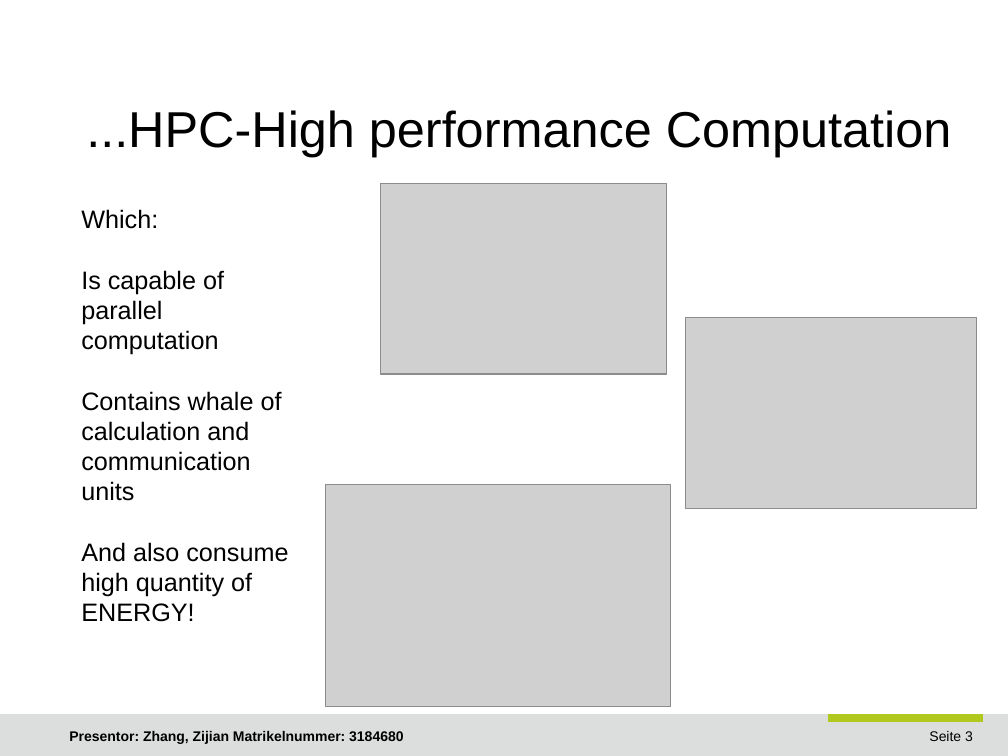
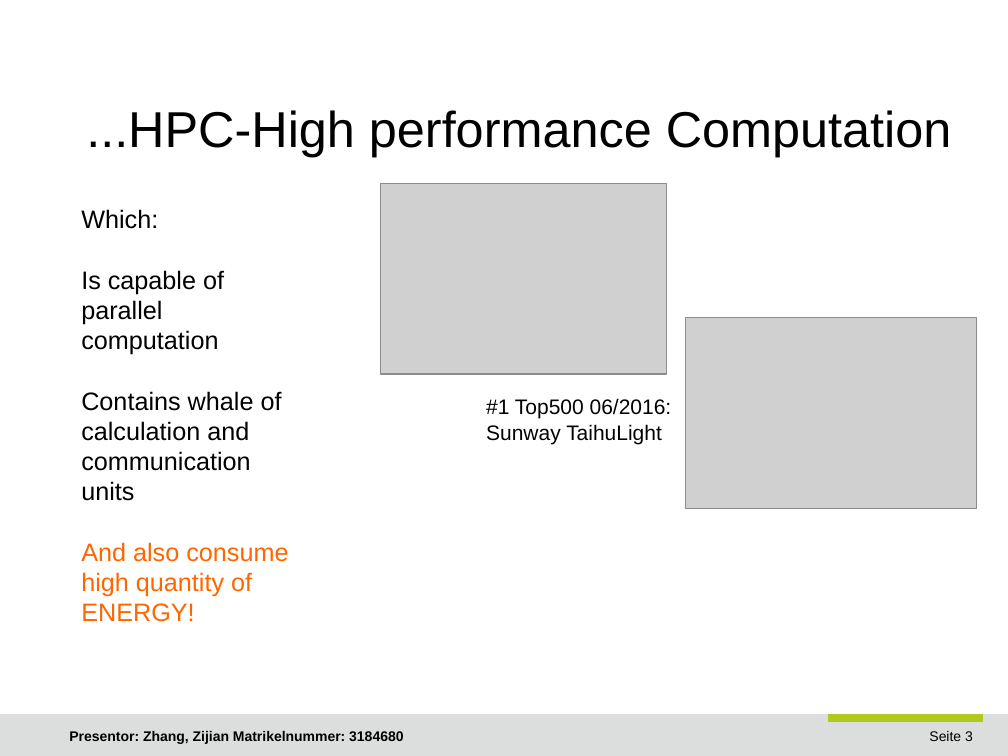
Before and after one commit to JoshuaGhost/hpc_data, a slide deck: slide 3 of presentation/Zhang_Zijian_HPC.odp. Drawn at 1008x756 pixels with LibreOffice and Linux fonts; fonts in the diff are those of the drawing; grey boxes stand for pictures; background and template pictures are left out. Boxes give left, top, right and bottom in pixels: in the first picture for what was removed or moved away, otherwise in the second. Text is boxed around its words. In the diff, an @@ line names an element or a change of style, - is before the commit and + after.

```diff
--- a/presentation/Zhang_Zijian_HPC.odp
+++ b/presentation/Zhang_Zijian_HPC.odp
@@ text added at [486,398,672,444], 15 pt, text #000000 @@
+#1 Top500 06/2016:
+Sunway TaihuLight
@@ picture removed at [326,484,670,706] @@
@@ text at [81,542,288,622]: text colour #000000 to #FF6600 in "And also consume high quantity of ENERGY!" @@
```
Also in this commit, not shown: 5 other slides changed, 2 slides added, 14 other files.
